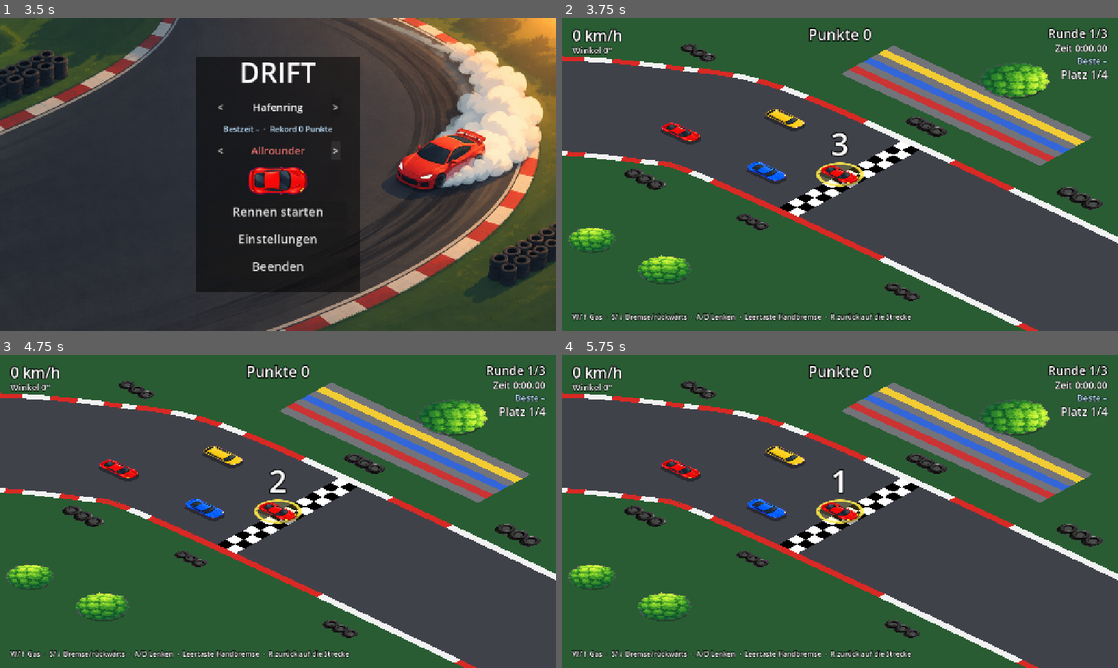
Above: before the commit, frames 1-4 (two rows, left to right).
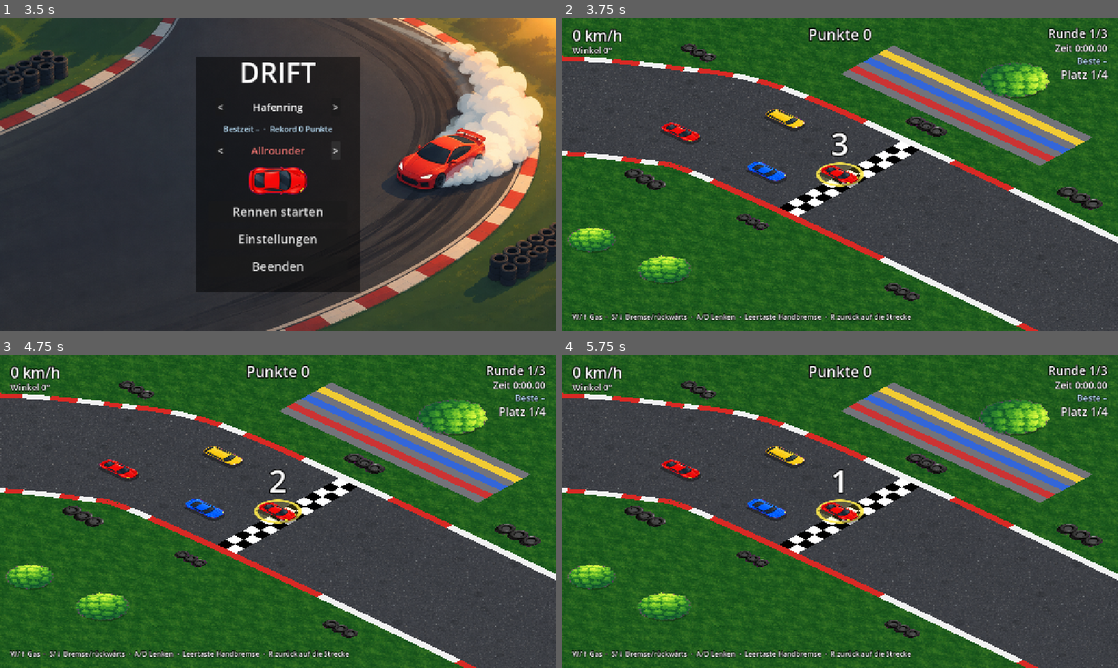
Above: after the commit, the same moments.

Repository: Mayo73/agenthub-backup
Game: Godot game, scene res://scenes/main_menu.tscn
Same seed, same stepped clock (60 frames per second), same inputs: the game is played once before the commit and once after it.
Inputs (mouse positions are in pixels of both pictures, inside the frame that each line leads up to):
- Up to frame 1 (3.5 s): click "<" at 0.5 s; click ">" at 1.25 s; click "<" at 2 s; click ">" at 2.75 s
- Up to frame 2 (3.75 s): click "Rennen starten" at 3.5 s
- Up to frame 3 (4.75 s): tap Enter (neustart) at 4.25 s; move the mouse to (400, 495) at 4.27 s; hold D (rechts) from 4.28 s (still down); hold S (bremse) from 4.28 s (still down); click (400, 495) at 4.42 s
- Up to frame 4 (5.75 s): release D (rechts) at 5 s; release S (bremse) at 5 s; tap Enter (neustart) at 5 s; drag from (728, 527) to (812, 574) at 5.02 s

Frame 1 is identical in both runs. In frame 2, 5.3% of the frame differs, in the area x 0-100%, y 0-100%; in frame 3, 5.3%; in frame 4, 5.3%.

Commit message:
T-0258: Asphalt und Rasen mit Textur zeichnen
Erstellt vom lokalen Agent (Modell qwen3.5:35b-a3b, Versuch 1 von 5).

Diff:
--- a/scripts/track.gd
+++ b/scripts/track.gd
@@ -8,8 +8,14 @@
 const START_CELL := 20.0
 const TREE_TEXTURE := preload("res://assets/decor/tree.png")
 const TIRES_TEXTURE := preload("res://assets/decor/tires.png")
+const ROAD_TEXTURE := preload("res://assets/track/asphalt.png")
+const GRASS_TEXTURE := preload("res://assets/track/grass.png")
 const TREE_SIZE := Vector2(92, 96)
 const TIRES_SIZE := Vector2(70, 29)
+## Kantenlänge einer Texturkachel in Weltpixeln.
+const TEXTURE_TILE := 256.0
+## So weit reicht der Rasen über die Strecke hinaus.
+const GRASS_MARGIN := 4000.0
 
 ## Kontrollpunkte der Mittellinie (geschlossen). Werden zu einer runden Linie geglättet.
 @export var control_points := PackedVector2Array([
@@ -43,23 +49,48 @@
 
 
 func _ready() -> void:
+	texture_repeat = CanvasItem.TEXTURE_REPEAT_ENABLED
 	load_track(TrackCatalog.DEFAULT_ID)
 
 
 func _draw() -> void:
 	if path == null:
 		return
-	_fill(path.outline(width * 0.5), road_color)
-	_fill(path.outline(-width * 0.5), grass_color)
+	var outer := path.outline(width * 0.5)
+	_fill(grass_rect(outer), grass_color, GRASS_TEXTURE)
+	_fill(outer, road_color, ROAD_TEXTURE)
+	_fill(path.outline(-width * 0.5), grass_color, GRASS_TEXTURE)
 	_draw_curb(path.outline(width * 0.5 + CURB_WIDTH * 0.5))
 	_draw_curb(path.outline(-width * 0.5 - CURB_WIDTH * 0.5))
 	_draw_start_line()
 	_draw_decor()
 
 
-func _fill(polygon: PackedVector2Array, color: Color) -> void:
+## Texturkoordinaten für eine Fläche: eine Kachel je TEXTURE_TILE Weltpixel.
+static func tile_uvs(polygon: PackedVector2Array) -> PackedVector2Array:
+	var uvs := PackedVector2Array()
+	for p in polygon:
+		uvs.append(p / TEXTURE_TILE)
+	return uvs
+
+
+## Rechteck um die Strecke, um GRASS_MARGIN vergrößert (für den Rasen außen).
+static func grass_rect(outline: PackedVector2Array) -> PackedVector2Array:
+	if outline.is_empty():
+		return PackedVector2Array()
+	var box := Rect2(outline[0], Vector2.ZERO)
+	for p in outline:
+		box = box.expand(p)
+	box = box.grow(GRASS_MARGIN)
+	return PackedVector2Array([box.position, Vector2(box.end.x, box.position.y), box.end, Vector2(box.position.x, box.end.y)])
+
+
+func _fill(polygon: PackedVector2Array, color: Color, texture: Texture2D = null) -> void:
 	if polygon.size() >= 3:
-		draw_colored_polygon(polygon, color)
+		if texture != null:
+			draw_colored_polygon(polygon, Color.WHITE, tile_uvs(polygon), texture)
+		else:
+			draw_colored_polygon(polygon, color)
 
 
 ## Rot-weiße Randsteine entlang einer geschlossenen Linie.
--- a/tests/test_track_loading.gd
+++ b/tests/test_track_loading.gd
@@ -68,3 +68,34 @@
 	check(track.TIRES_TEXTURE.get_width() > 0, "TIRES_TEXTURE width sollte größer als 0 sein")
 	check_eq(track.TREE_SIZE, Vector2(92, 96), "TREE_SIZE sollte Vector2(92, 96) sein")
 	track.free()
+
+
+func test_kachel_uvs() -> void:
+	var uvs := preload("res://scripts/track.gd").tile_uvs(PackedVector2Array([Vector2(256, 512), Vector2(-128, 0)]))
+	var expected := PackedVector2Array([Vector2(1, 2), Vector2(-0.5, 0)])
+	check_eq(uvs.size(), expected.size(), "tile_uvs sollte gleich viele Punkte zurückgeben")
+	for i in uvs.size():
+		check_eq(uvs[i], expected[i], "uv[" + str(i) + "] sollte korrekt sein")
+
+
+func test_rasen_rechteck() -> void:
+	var outline := PackedVector2Array([Vector2(0, 0), Vector2(100, 50)])
+	var rect := preload("res://scripts/track.gd").grass_rect(outline)
+	check_eq(rect.size(), 4, "rasen_rect sollte 4 Punkte haben")
+	check_eq(rect[0], Vector2(-4000, -4000), "erster Punkt sollte (-4000, -4000) sein")
+	check_eq(rect[2], Vector2(4100, 4050), "dritter Punkt sollte (4100, 4050) sein")
+
+	var empty_rect := preload("res://scripts/track.gd").grass_rect(PackedVector2Array())
+	check(empty_rect.is_empty(), "rasen_rect(leer) sollte leer sein")
+
+
+func test_texturen_geladen() -> void:
+	var track_class := preload("res://scripts/track.gd")
+	check(track_class.ROAD_TEXTURE != null, "ROAD_TEXTURE sollte nicht null sein")
+	check(track_class.GRASS_TEXTURE != null, "GRASS_TEXTURE sollte nicht null sein")
+
+	var track := track_class.new()
+	Engine.get_main_loop().root.add_child(track)
+	check(track.texture_repeat == CanvasItem.TEXTURE_REPEAT_ENABLED,
+		"texture_repeat sollte TEXTURE_REPEAT_ENABLED sein nach _ready()")
+	track.free()
